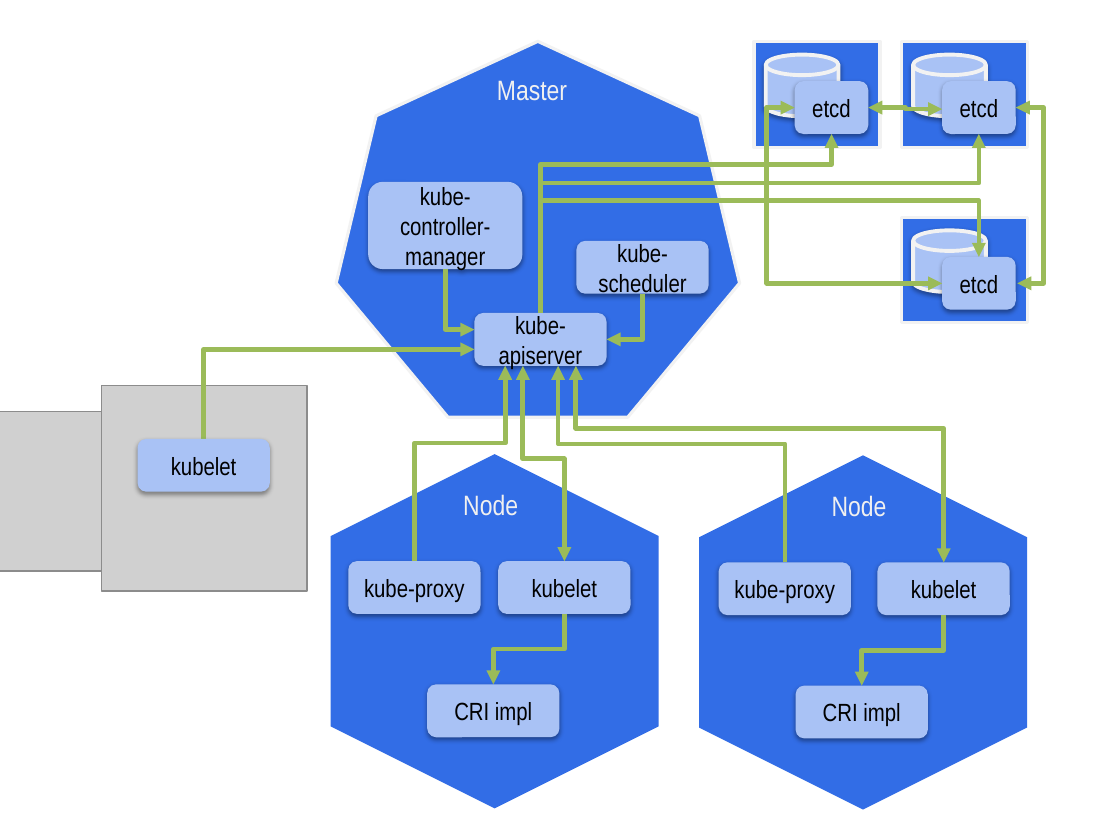
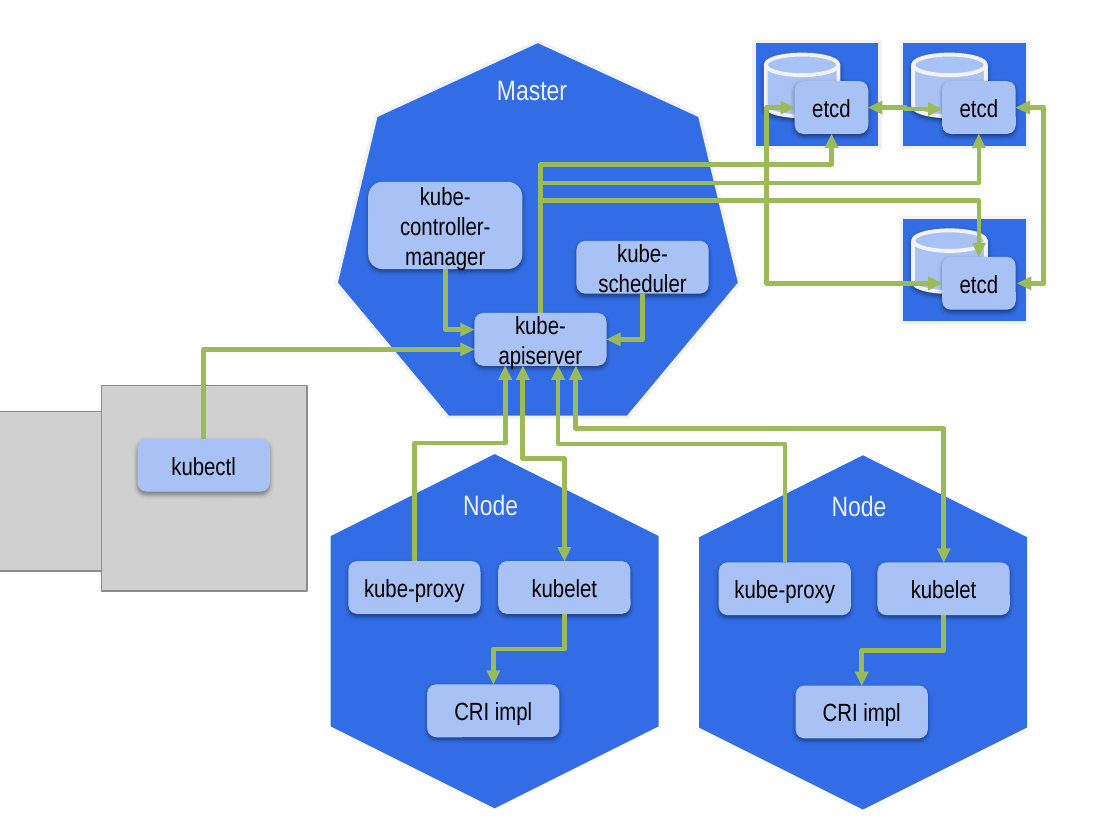
Before and after one commit to kaitoy/blog, a slide deck: slide 1 of static/images/k8s-ecosystem-k8s-cluster/architecture.pptx. Drawn at 1120x840 pixels with LibreOffice and Linux fonts; fonts in the diff are those of the drawing; grey boxes stand for pictures. Boxes give left, top, right and bottom in pixels: in the first picture for what was removed or moved away, otherwise in the second. Text is boxed around its words. In the diff, an @@ line names an element or a change of style, - is before the commit and + after.

```diff
--- a/static/images/k8s-ecosystem-k8s-cluster/architecture.pptx
+++ b/static/images/k8s-ecosystem-k8s-cluster/architecture.pptx
@@ text in rounded rectangle at [171,457,235,476]: text changed @@
-kubelet
+kubectl
```
Also in this commit, not shown: 1 other file.
